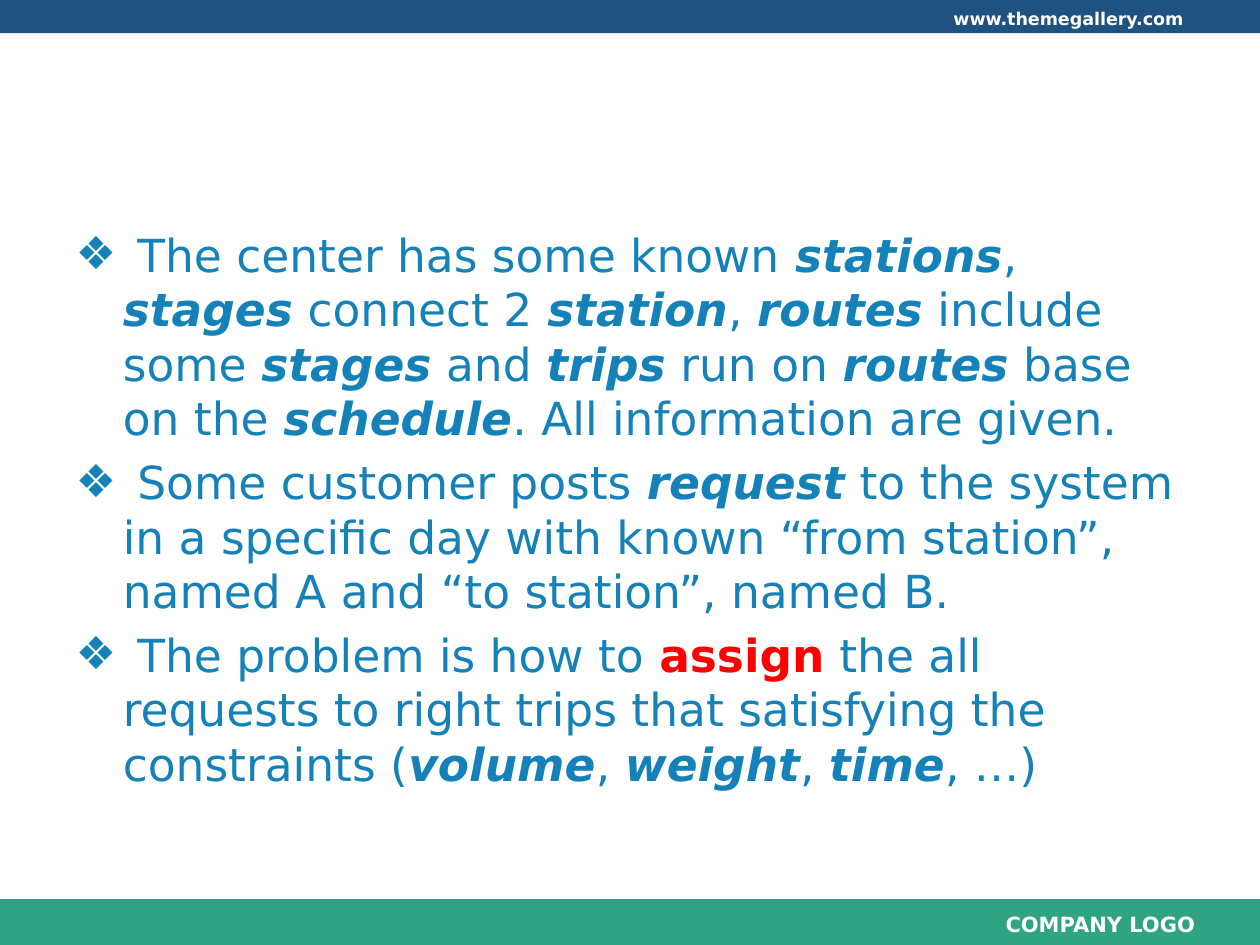
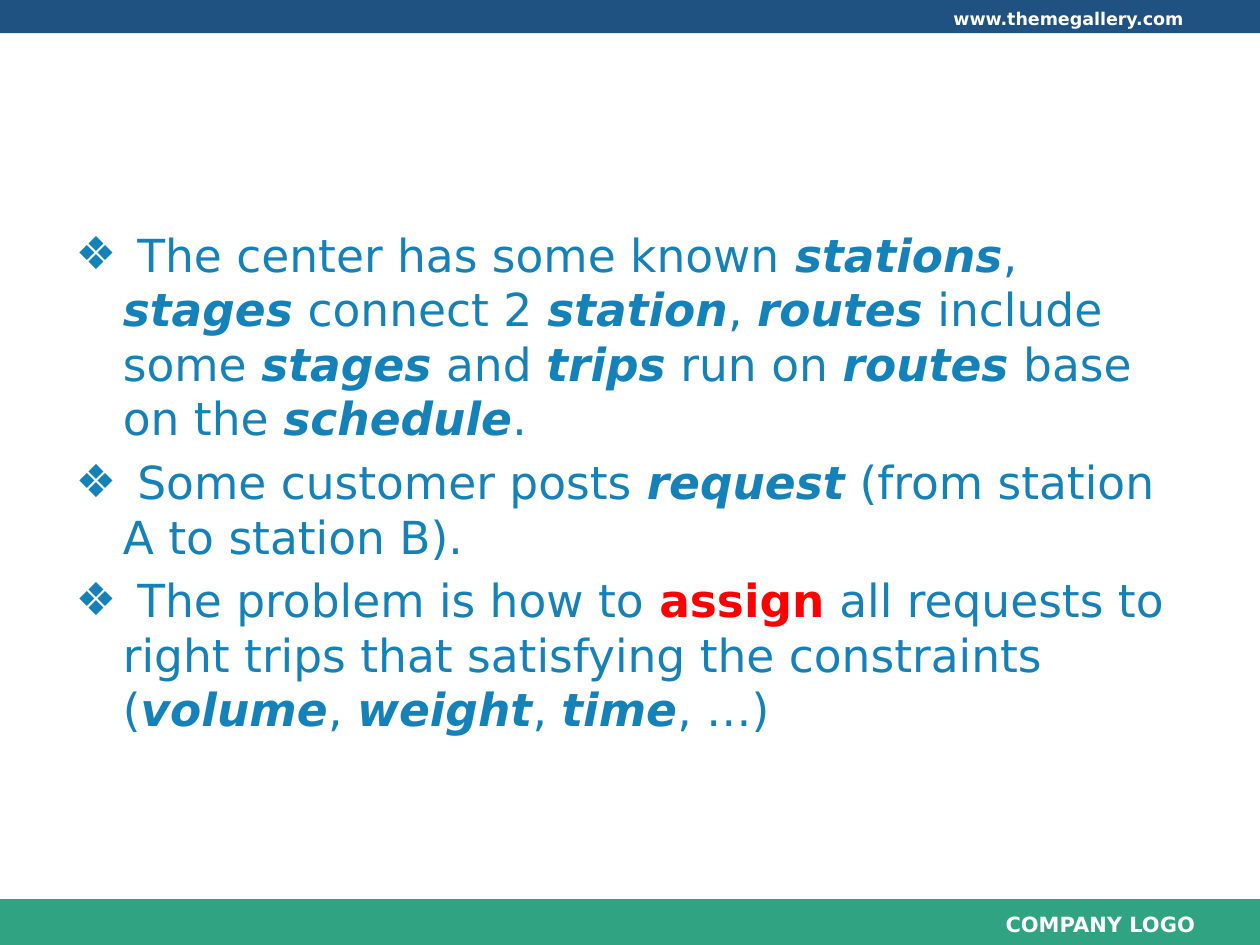
Before and after one commit to longdao2904/capstone-project-teamx, a slide deck: slide 2 of wiki/document/Algorithm description.pptx. Drawn at 1260x945 pixels with LibreOffice and Linux fonts; fonts in the diff are those of the drawing; background and template pictures are left out. Boxes give left, top, right and bottom in pixels: in the first picture for what was removed or moved away, otherwise in the second. Text is boxed around its words. In the diff, an @@ line names an element or a change of style, - is before the commit and + after.

```diff
--- a/wiki/document/Algorithm description.pptx
+++ b/wiki/document/Algorithm description.pptx
@@ text at box(123, 237, 1164, 736): text changed @@
-❖ The center has some known stations, stages connect 2 station, routes include some stages and trips run on routes base on the schedule. All information are given.
-❖ Some customer posts request to the system in a specific day with known “from station”, named A and “to station”, named B.
-❖ The problem is how to assign the all requests to right trips that satisfying the constraints (volume, weight, time, …)
+❖ The center has some known stations, stages connect 2 station, routes include some stages and trips run on routes base on the schedule.
+❖ Some customer posts request (from station A to station B).
+❖ The problem is how to assign all requests to right trips that satisfying the constraints (volume, weight, time, …)
```
Also in this commit, not shown: 6 other slides changed, 1 other file.
